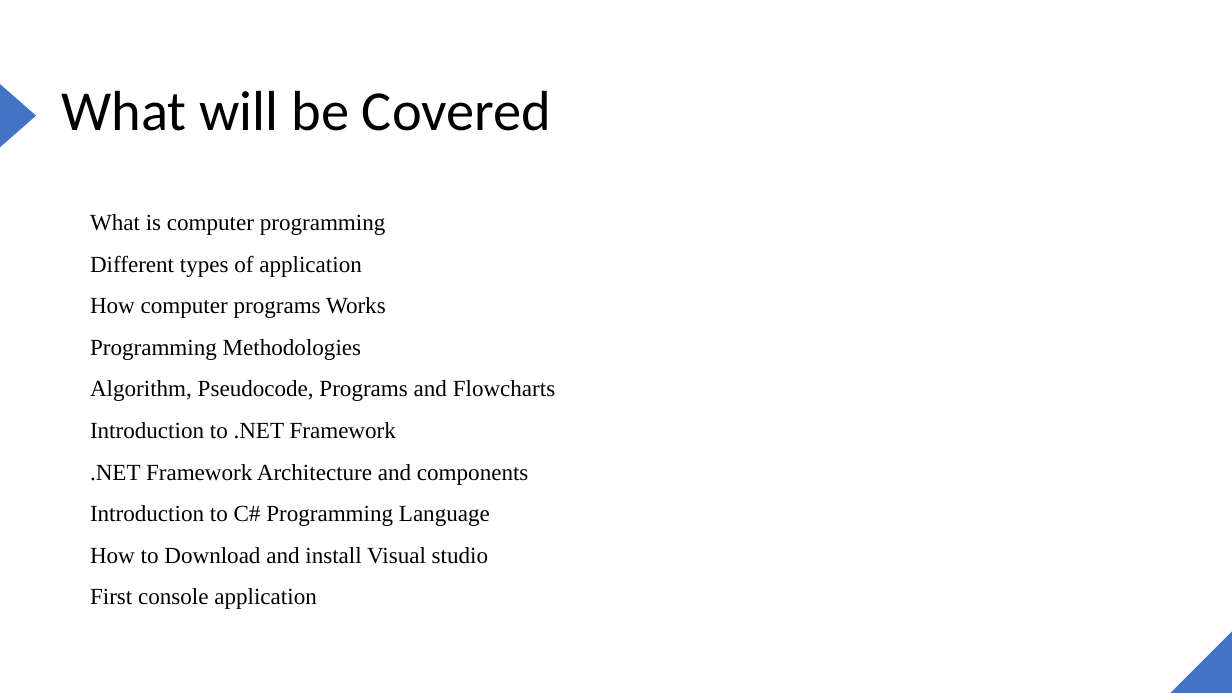
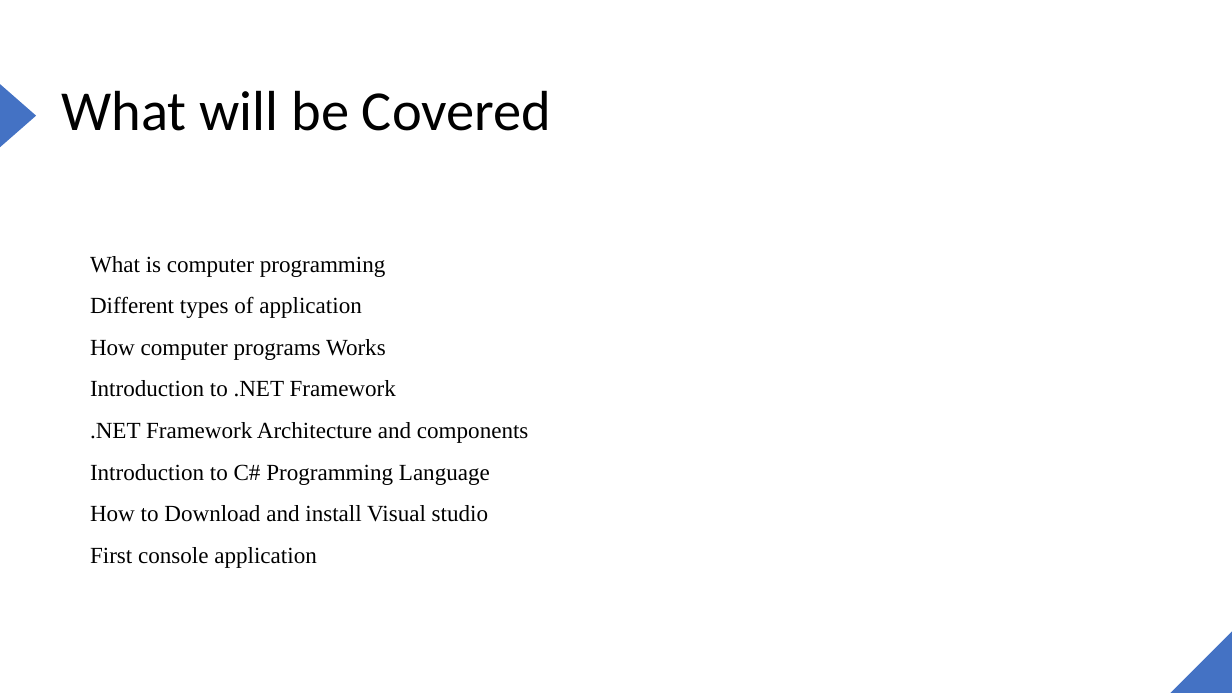
Before and after one commit to joe6276/The-sharp-Repo, a slide deck: slide 2 of Slides/C#/1. Introduction to the .NET FRAMEWORK/1. Intoduction to .NET.pptx. Drawn at 1232x693 pixels with LibreOffice and Linux fonts; fonts in the diff are those of the drawing. Boxes give left, top, right and bottom in pixels: in the first picture for what was removed or moved away, otherwise in the second. Text is boxed around its words. In the diff, an @@ line names an element or a change of style, - is before the commit and + after.

```diff
--- a/Slides/C#/1. Introduction to the .NET FRAMEWORK/1. Intoduction to .NET.pptx
+++ b/Slides/C#/1. Introduction to the .NET FRAMEWORK/1. Intoduction to .NET.pptx
@@ text "What is computer programming": place and size @@
-text "What is computer programming" at (90, 214, 556, 609)
+text "What is computer programming" at (90, 256, 529, 568)
@@ text at (90, 339, 556, 401): paragraphs removed @@
-Programming Methodologies
-Algorithm, Pseudocode, Programs and Flowcharts
```
Also in this commit, not shown: 1 other slide changed, 8 slides added, 3 slides removed, 18 other files.
